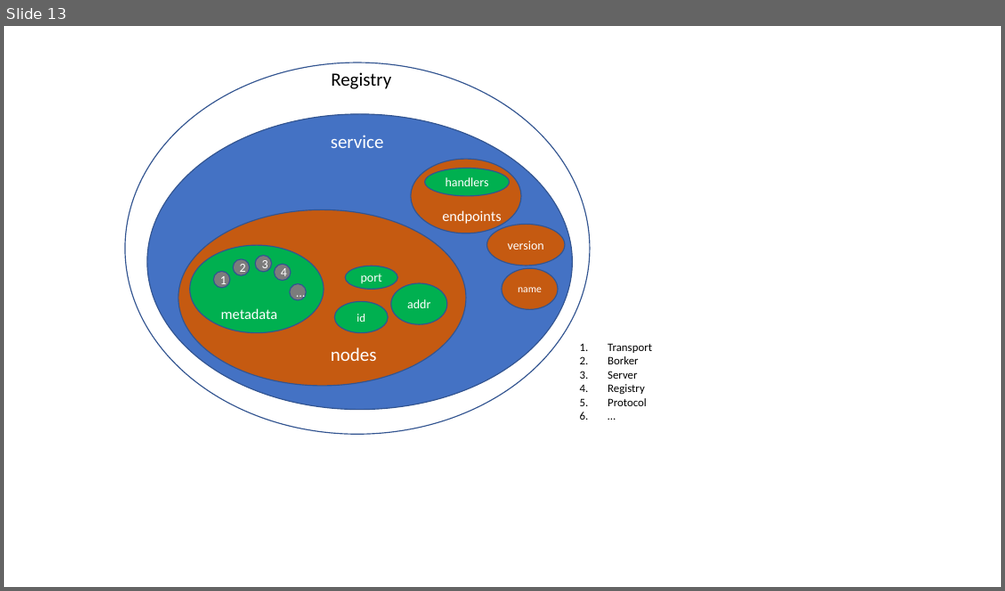
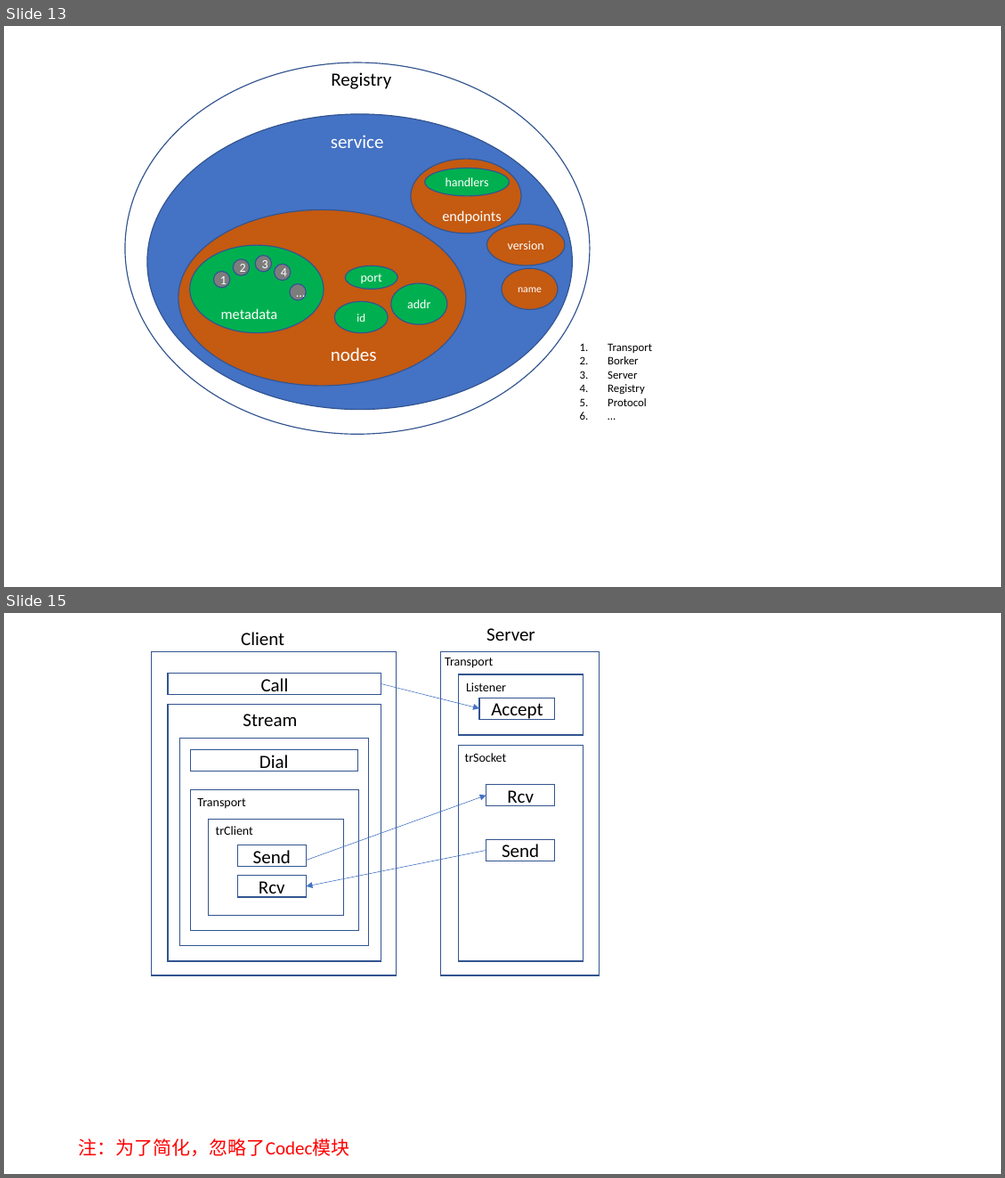
Before and after one commit to printfcoder/stack-rpc-tutorials, a slide deck: microservice-in-micro/docs/design.pptx. Shown one above the other, each under a label of ours: slide 13 before the commit, slides 13 and 15 after it; the slides between them are not shown. The pictures are 1005x591 and 1005x1178 pixels, drawn with LibreOffice and Linux fonts; fonts in the diff are those of the drawing. Boxes give left, top, right and bottom in pixels: in the first picture for what was removed or moved away, otherwise in the second. Text is boxed around its words. In the diff, an @@ line names an element or a change of style, - is before the commit and + after.

```diff
--- a/microservice-in-micro/docs/design.pptx
+++ b/microservice-in-micro/docs/design.pptx
@@ slide 15 added at bbox=[4, 613, 1001, 1174], background #FFFFFF @@
@@ text added at bbox=[241, 632, 284, 645], 18 pt, text #000000 @@
+Client
@@ text added at bbox=[486, 628, 535, 641], 18 pt, text #000000 @@
+Server
@@ rectangle added at bbox=[152, 652, 396, 976], fill #FFFFFF, outline #325491 1 pt @@
@@ rectangle added at bbox=[441, 652, 600, 976], fill #FFFFFF, outline #325491 1 pt @@
@@ text added at bbox=[445, 657, 493, 668], 12 pt, text #000000 @@
+Transport
@@ rectangle added at bbox=[168, 673, 380, 695], fill #FFFFFF, outline #325491 1 pt, 18 pt, text #000000 @@
+Call
@@ arrow added from (381, 684) to (479, 709), #4472C4 0.5 pt @@
@@ rectangle added at bbox=[459, 674, 582, 735], fill #FFFFFF, outline #325491 1 pt @@
@@ text added at bbox=[466, 682, 506, 691], 12 pt, text #000000 @@
+Listener
@@ rectangle added at bbox=[168, 705, 380, 962], fill #FFFFFF, outline #325491 1 pt @@
@@ text added at bbox=[243, 714, 297, 726], 18 pt, text #000000 @@
+Stream
@@ rectangle added at bbox=[479, 698, 555, 719], fill #FFFFFF, outline #325491 1 pt, 18 pt, text #000000 @@
+Accept
@@ rectangle added at bbox=[179, 738, 368, 945], fill #FFFFFF, outline #325491 1 pt @@
@@ rectangle added at bbox=[459, 746, 582, 962], fill #FFFFFF, outline #325491 1 pt @@
@@ rectangle added at bbox=[190, 750, 357, 771], fill #FFFFFF, outline #325491 1 pt, 18 pt, text #000000 @@
+Dial
@@ text added at bbox=[465, 753, 507, 762], 12 pt, text #000000 @@
+trSocket
@@ rectangle added at bbox=[190, 789, 358, 930], fill #FFFFFF, outline #325491 1 pt @@
@@ text added at bbox=[197, 798, 245, 809], 12 pt, text #000000 @@
+Transport
@@ arrow added from (306, 860) to (486, 795), #4472C4 0.5 pt @@
@@ rectangle added at bbox=[486, 784, 555, 806], fill #FFFFFF, outline #325491 1 pt, 18 pt, text #000000 @@
+Rcv
@@ rectangle added at bbox=[208, 819, 343, 915], fill #FFFFFF, outline #325491 1 pt @@
@@ text added at bbox=[216, 826, 253, 835], 12 pt, text #000000 @@
+trClient
@@ rectangle added at bbox=[237, 844, 306, 867], fill #FFFFFF, outline #325491 1 pt, 18 pt, text #000000 @@
+Send
@@ arrow added from (486, 850) to (306, 886), #4472C4 0.5 pt @@
@@ rectangle added at bbox=[486, 840, 555, 861], fill #FFFFFF, outline #325491 1 pt, 18 pt, text #000000 @@
+Send
@@ rectangle added at bbox=[237, 876, 306, 897], fill #FFFFFF, outline #325491 1 pt, 18 pt, text #000000 @@
+Rcv
@@ text added at bbox=[79, 1138, 350, 1156], 18 pt, text #FF0000 @@
+注：为了简化，忽略了Codec模块
```
Also in this commit, not shown: 1 slide changed, 1 other file.
